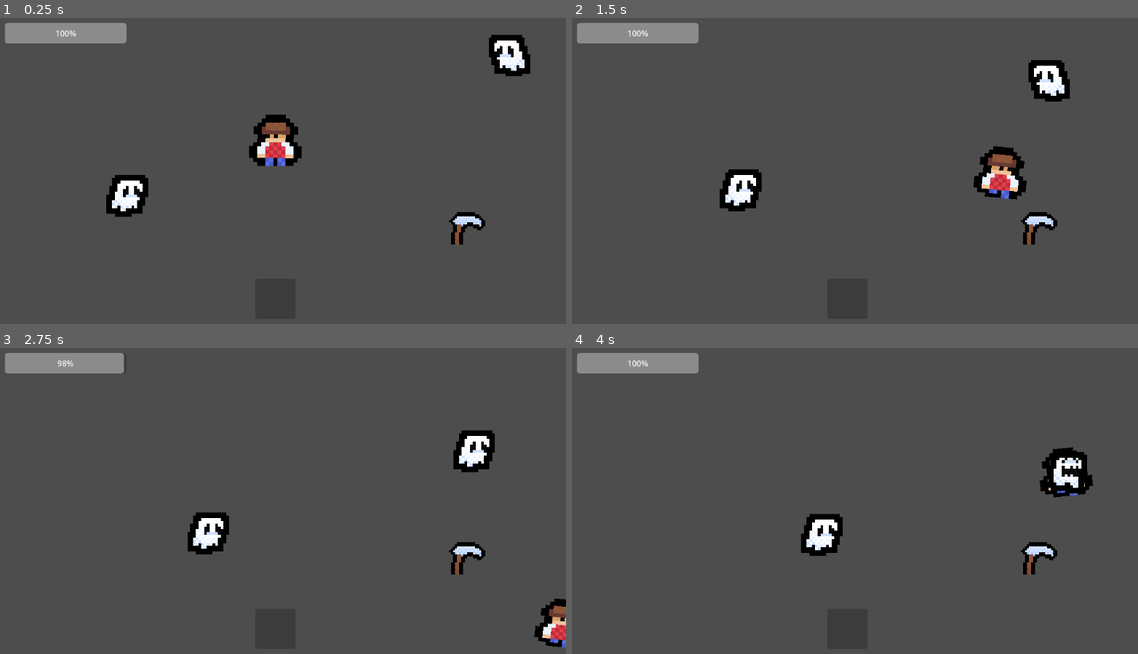
Above: before the commit, frames 1-4 (two rows, left to right).
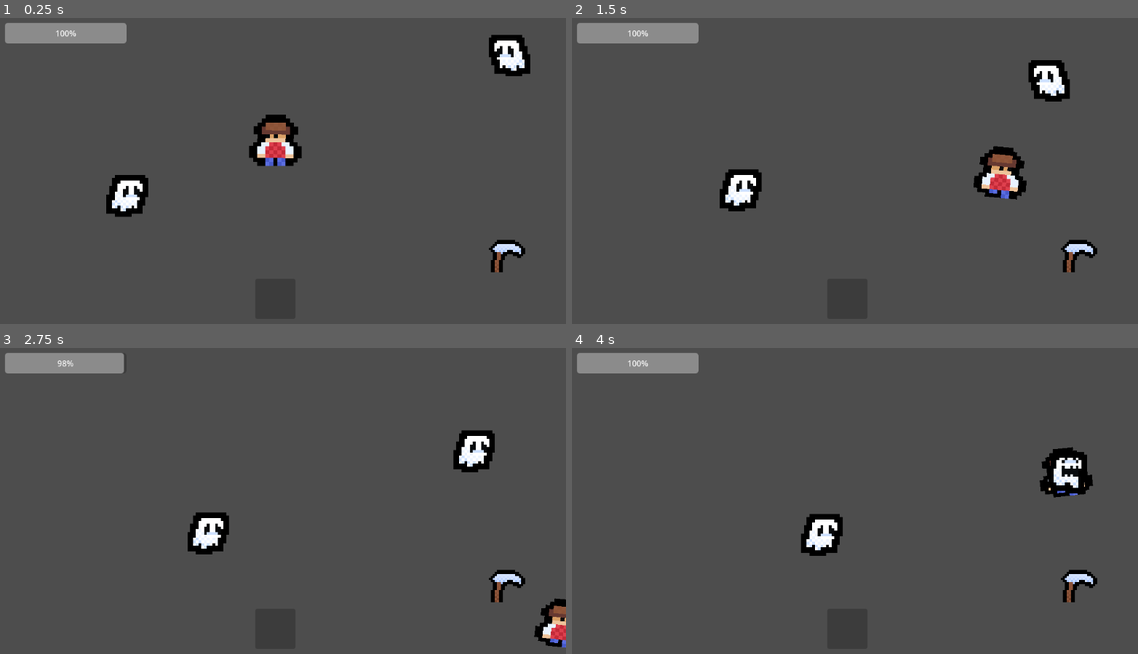
Above: after the commit, the same moments.

Repository: Justingo0/FYWTD_Repo
Game: Godot game, scene res://Scenes/test_world.tscn
Same seed, same stepped clock (60 frames per second), same inputs: the game is played once before the commit and once after it.
Inputs:
- Up to frame 1 (0.25 s): no input
- Up to frame 2 (1.5 s): tap Enter at 0.5 s; hold D (MoveRight) 0.53-1.28 s; hold Space (Attack) 0.53-1.28 s; hold S (MoveDown) from 1.28 s (still down); tap E (Interact) at 1.35 s
- Up to frame 3 (2.75 s): release S (MoveDown) at 2.03 s; hold D (MoveRight) from 2.03 s (still down); tap ` (Test) at 2.1 s
- Up to frame 4 (4 s): release D (MoveRight) at 2.78 s; hold W (MoveUp) 2.78-3.53 s; tap \ (Test2) at 2.85 s; hold A (MoveLeft) from 3.53 s (still down); hold Space (Attack) from 3.53 s (still down)

The runs differ from the first frame. In frame 1, 0.8% of the frame differs, in the area x 79-93%, y 63-84%; in frame 2, 0.8%; in frame 3, 0.8%; in frame 4, 0.8%.
Error in both runs: Invalid access to property or key 'item' on a base object of type 'Nil'. (res://Scripts/Player/player_script.gd:40)

Commit message:
Item Fixes

Diff:
--- a/farm-your-way-to-death/Scenes/Objects/Nodes/Items/item.tscn
+++ b/farm-your-way-to-death/Scenes/Objects/Nodes/Items/item.tscn
@@ -1,37 +1,21 @@
-[gd_scene load_steps=3 format=3 uid="uid://bi7eahu2v8cum"]
+[gd_scene load_steps=4 format=3 uid="uid://4jm4s5d8mdks"]
 
-[sub_resource type="GDScript" id="GDScript_1hq3u"]
-script/source = "extends Area2D
+[ext_resource type="PackedScene" uid="uid://xr404syxp4or" path="res://Scenes/Objects/Nodes/Items/sycthe.tscn" id="2_21lou"]
+[ext_resource type="Script" path="res://Scripts/Items/item.gd" id="2_wqn0q"]
 
-@export var item:PackedScene = null
-@export var isWeapon:bool = false
+[sub_resource type="CircleShape2D" id="CircleShape2D_5da3b"]
+radius = 27.75
 
-func _on_body_entered(body: Node2D) -> void:
-	if body.get_class() == \"CharacterBody2D\":
-		body.hovered_item = self
+[node name="Item" type="Sprite2D"]
+texture_filter = 1
+scale = Vector2(4, 4)
+script = ExtResource("2_wqn0q")
+item = ExtResource("2_21lou")
 
-func _on_body_exited(body: Node2D) -> void:
-	if body.get_class() == \"CharacterBody2D\":
-		if body.hovered_item == self:
-			body.hovered_item = null
-"
+[node name="Area2D" type="Area2D" parent="."]
 
-[sub_resource type="CircleShape2D" id="CircleShape2D_i3c12"]
-radius = 400.0
+[node name="CollisionShape2D" type="CollisionShape2D" parent="Area2D"]
+shape = SubResource("CircleShape2D_5da3b")
 
-[node name="Item" type="Area2D"]
-scale = Vector2(0.5, 0.5)
-script = SubResource("GDScript_1hq3u")
-
-[node name="BodyCollision" type="CollisionShape2D" parent="."]
-shape = SubResource("CircleShape2D_i3c12")
-
-[node name="ColorRect" type="ColorRect" parent="."]
-offset_left = -64.0
-offset_top = -64.0
-offset_right = 64.0
-offset_bottom = 64.0
-color = Color(0, 1, 0.588235, 1)
-
-[connection signal="body_entered" from="." to="." method="_on_body_entered"]
-[connection signal="body_exited" from="." to="." method="_on_body_exited"]
+[connection signal="body_entered" from="Area2D" to="." method="_on_area_2d_body_entered"]
+[connection signal="body_exited" from="Area2D" to="." method="_on_area_2d_body_exited"]
--- a/farm-your-way-to-death/Scenes/Objects/Nodes/item.gd
+++ /dev/null
@@ -1,17 +0,0 @@
-extends Sprite2D
-
-@export var item:PackedScene
-@export var sprite:CompressedTexture2D
-
-var closest_player = null
-
-func _ready():
-	texture = sprite
-
-func _on_area_2d_body_entered(body: Node2D) -> void:
-	if body.is_in_group("Player"):
-		body.closest_item = self
-
-func _on_area_2d_body_exited(body: Node2D) -> void:
-	if body.closest_item == self:
-		body.closest_item = null
--- a/farm-your-way-to-death/Scenes/Objects/Nodes/item.tscn
+++ /dev/null
@@ -1,23 +0,0 @@
-[gd_scene load_steps=5 format=3 uid="uid://4jm4s5d8mdks"]
-
-[ext_resource type="Texture2D" uid="uid://bxqg7w0wo4naj" path="res://Sprites/Objects/Items/Weapons/Scythe.png" id="1_kleud"]
-[ext_resource type="PackedScene" uid="uid://xr404syxp4or" path="res://Scenes/Objects/Nodes/Items/sycthe.tscn" id="2_21lou"]
-[ext_resource type="Script" path="res://Scenes/Objects/Nodes/item.gd" id="2_wqn0q"]
-
-[sub_resource type="CircleShape2D" id="CircleShape2D_5da3b"]
-radius = 27.75
-
-[node name="Sprite2D" type="Sprite2D"]
-texture_filter = 1
-scale = Vector2(4, 4)
-script = ExtResource("2_wqn0q")
-item = ExtResource("2_21lou")
-sprite = ExtResource("1_kleud")
-
-[node name="Area2D" type="Area2D" parent="."]
-
-[node name="CollisionShape2D" type="CollisionShape2D" parent="Area2D"]
-shape = SubResource("CircleShape2D_5da3b")
-
-[connection signal="body_entered" from="Area2D" to="." method="_on_area_2d_body_entered"]
-[connection signal="body_exited" from="Area2D" to="." method="_on_area_2d_body_exited"]
--- a/farm-your-way-to-death/Scenes/test_world.tscn
+++ b/farm-your-way-to-death/Scenes/test_world.tscn
@@ -1,9 +1,10 @@
-[gd_scene load_steps=5 format=3 uid="uid://qnrkqc5ncf17"]
+[gd_scene load_steps=6 format=3 uid="uid://qnrkqc5ncf17"]
 
 [ext_resource type="PackedScene" uid="uid://c3lromuble58s" path="res://Scenes/Objects/Nodes/player_character.tscn" id="1_2cok2"]
 [ext_resource type="PackedScene" uid="uid://71wgoktk7l1b" path="res://Scenes/user_interface.tscn" id="2_h2yf4"]
 [ext_resource type="PackedScene" uid="uid://b25l3g8wwlakp" path="res://Scenes/Objects/Nodes/Enemies/ghost.tscn" id="3_kkedg"]
-[ext_resource type="PackedScene" uid="uid://4jm4s5d8mdks" path="res://Scenes/Objects/Nodes/item.tscn" id="4_ochq7"]
+[ext_resource type="PackedScene" uid="uid://4jm4s5d8mdks" path="res://Scenes/Objects/Nodes/Items/item.tscn" id="4_ochq7"]
+[ext_resource type="Texture2D" uid="uid://bxqg7w0wo4naj" path="res://Sprites/Objects/Items/Weapons/Scythe.png" id="5_6g0fs"]
 
 [node name="TestWorld" type="Node2D"]
 
@@ -23,5 +24,6 @@
 [node name="Ghost2" parent="." instance=ExtResource("3_kkedg")]
 position = Vector2(-310, 63)
 
-[node name="Sprite2D" parent="." instance=ExtResource("4_ochq7")]
-position = Vector2(380, 124)
+[node name="Item" parent="." instance=ExtResource("4_ochq7")]
+position = Vector2(459, 179)
+texture = ExtResource("5_6g0fs")
--- /dev/null
+++ b/farm-your-way-to-death/Scripts/Items/item.gd
@@ -0,0 +1,13 @@
+extends Sprite2D
+
+@export var item:PackedScene = null
+@export var is_weapon:bool = false
+
+func _on_body_entered(body: Node2D) -> void:
+	if body.is_in_group("Player"):
+		body.closest_item = self
+
+func _on_body_exited(body: Node2D) -> void:
+	if body.is_in_group("Player"):
+		if body.closest_item == self:
+			body.closest_item = null
